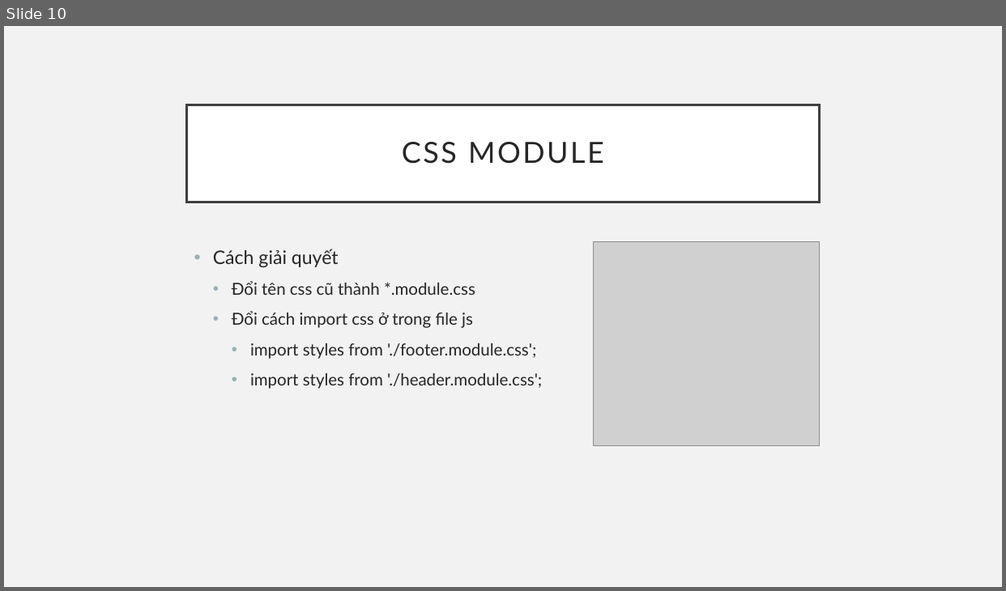
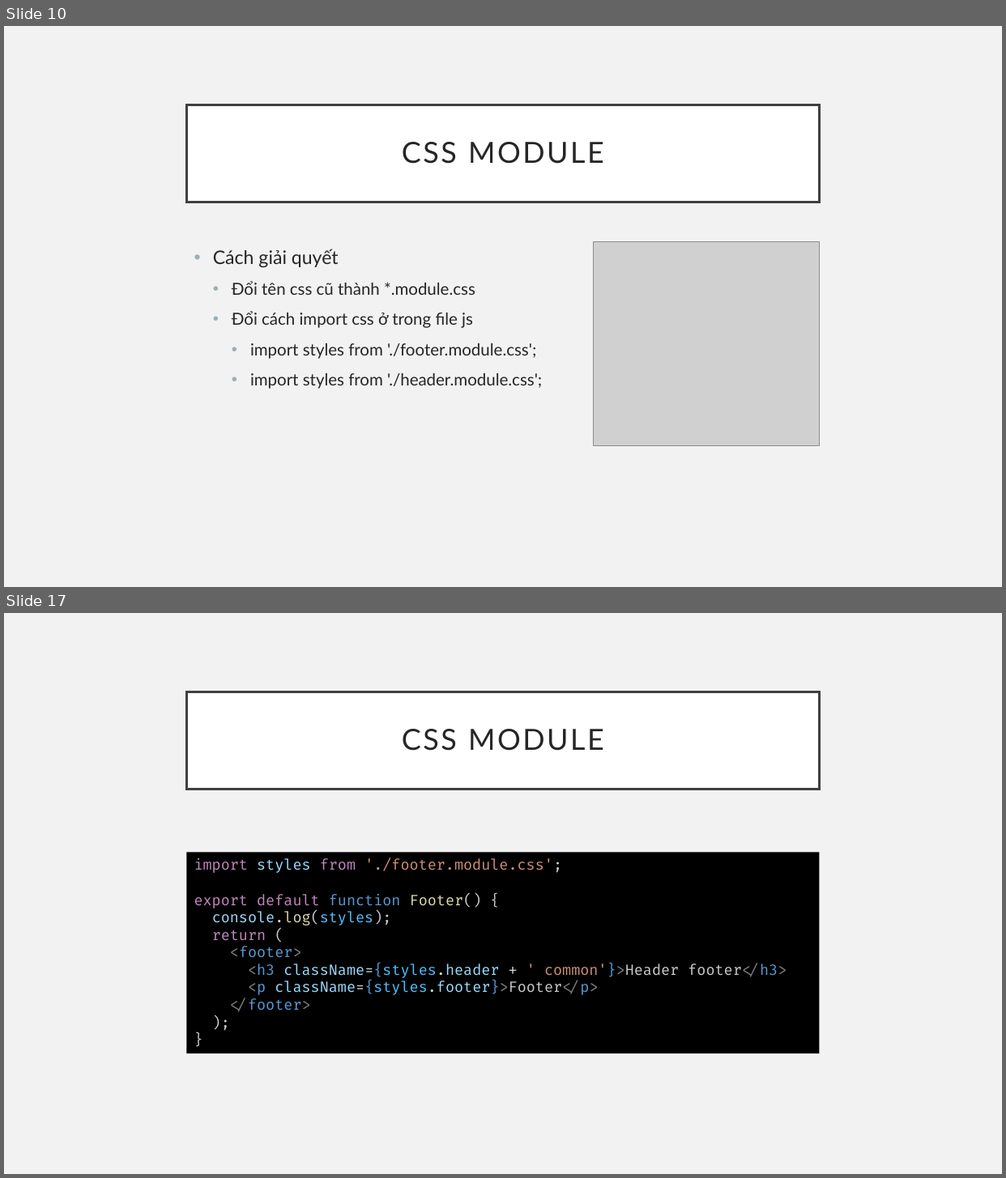
Before and after one commit to sobbingwind/React, a slide deck: 27_Use CSS.pptx. Shown one above the other, each under a label of ours: slide 10 before the commit, slides 10 and 17 after it; the slides between them are not shown. The pictures are 1006x591 and 1006x1178 pixels, drawn with LibreOffice and Linux fonts; fonts in the diff are those of the drawing; grey boxes stand for pictures. Boxes give left, top, right and bottom in pixels: in the first picture for what was removed or moved away, otherwise in the second. Text is boxed around its words. In the diff, an @@ line names an element or a change of style, - is before the commit and + after.

```diff
--- a/27_Use CSS.pptx
+++ b/27_Use CSS.pptx
@@ slide 17 added at (4, 613, 1002, 1174), background #F2F2F2 @@
@@ title added at (187, 692, 819, 789), fill #FFFFFF, outline #404040 2.5 pt, 28 pt, text #262626 @@
+CSS MODULE
@@ rectangle added at (187, 853, 819, 1054), fill #000000, 14 pt, text #9CDCFE @@
+import styles from './footer.module.css';
+export default function Footer() {
+console.log(styles);
+return (
+<footer>
+<h3 className={styles.header + ' common'}>Header footer</h3>
+<p className={styles.footer}>Footer</p>
+</footer>
+);
+}
```
Also in this commit, not shown: 6 other slides added, 1 slide removed.
